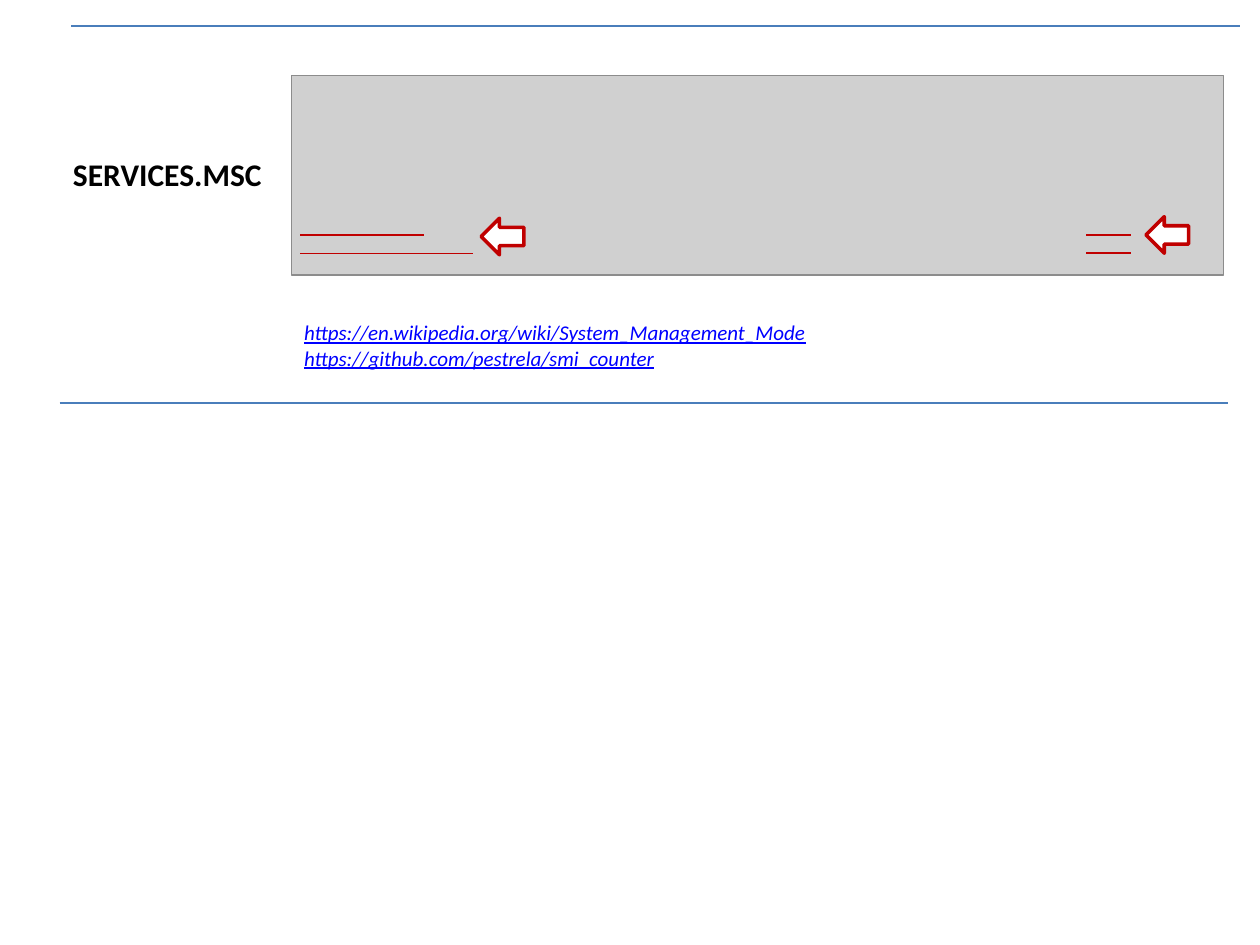
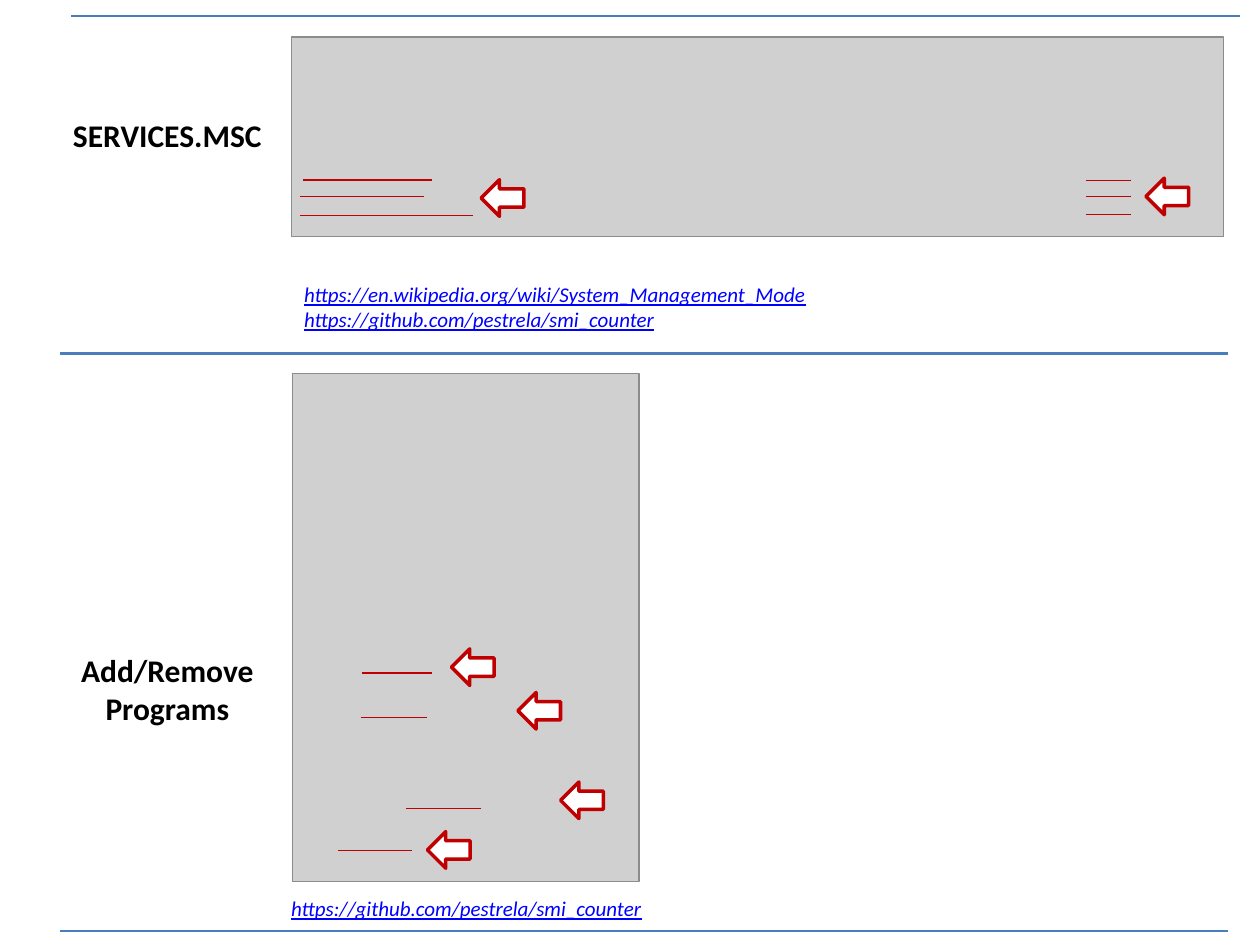
Before and after one commit to pestrela/smi_counter, a slide deck: slide 3 of src/dell_smi_latency_problems v2.pptx. Drawn at 1260x945 pixels with LibreOffice and Linux fonts; fonts in the diff are those of the drawing; grey boxes stand for pictures. Boxes give left, top, right and bottom in pixels: in the first picture for what was removed or moved away, otherwise in the second. Text is boxed around its words. In the diff, an @@ line names an element or a change of style, - is before the commit and + after.

```diff
--- a/src/dell_smi_latency_problems v2.pptx
+++ b/src/dell_smi_latency_problems v2.pptx
@@ line moved from (72, 26) - (1240, 26) to (72, 16) - (1240, 16) @@
@@ line added from (304, 180) to (432, 180), #C00000 0.75 pt @@
@@ line moved from (1086, 234) - (1131, 234) to (1086, 197) - (1131, 197) @@
@@ line added from (1086, 180) to (1131, 180), #C00000 0.75 pt @@
@@ 3 lines, 2 texts, 2 left arrows, 1 picture: place and size @@
-3 lines, 2 texts, 2 left arrows, 1 picture at (73, 76, 1223, 370)
+3 lines, 2 texts, 2 left arrows, 1 picture at (73, 37, 1223, 331)
@@ line moved from (59, 403) - (1227, 403) to (59, 354) - (1227, 354) @@
@@ text added at (81, 660, 253, 726), 18 pt, text #000000, bold @@
+Add/Remove
+Programs
@@ group added at (292, 373, 639, 881): 4 left arrows, 4 lines, 1 picture @@
@@ text added at (291, 901, 641, 920), 12 pt, text #0000FF, italic, underline @@
+https://github.com/pestrela/smi_counter
@@ line added from (59, 931) to (1227, 931), #4B7EBC 1.5 pt @@
```
Also in this commit, not shown: 2 other files.
